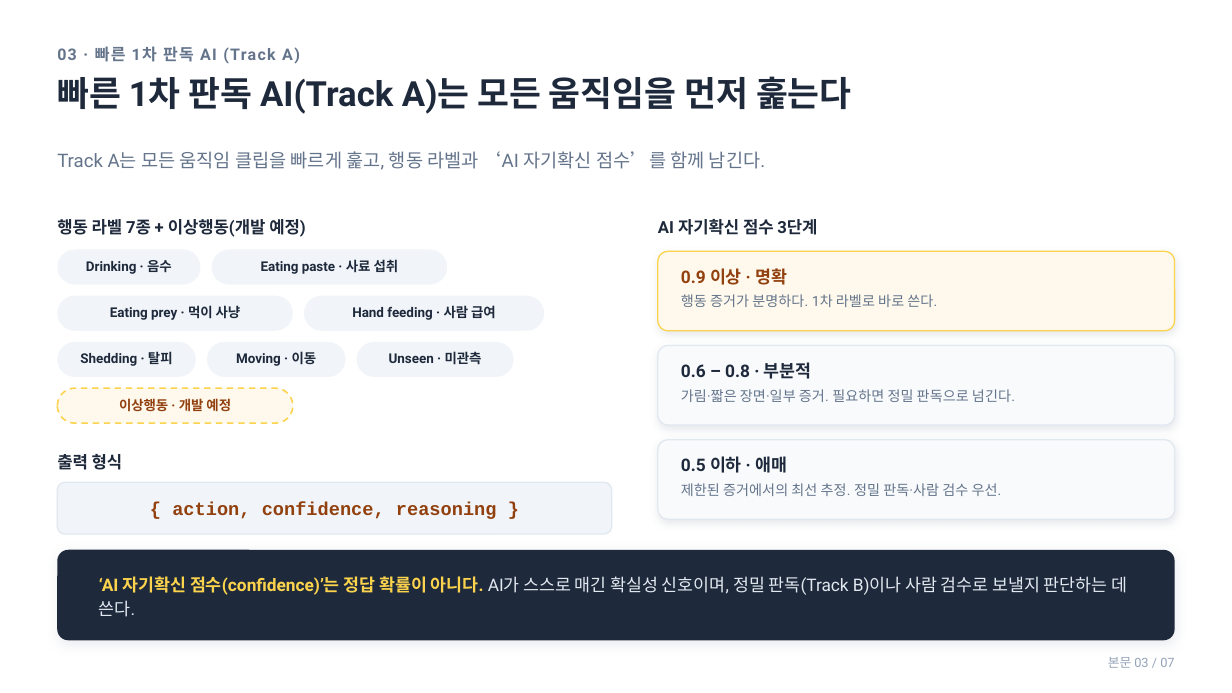
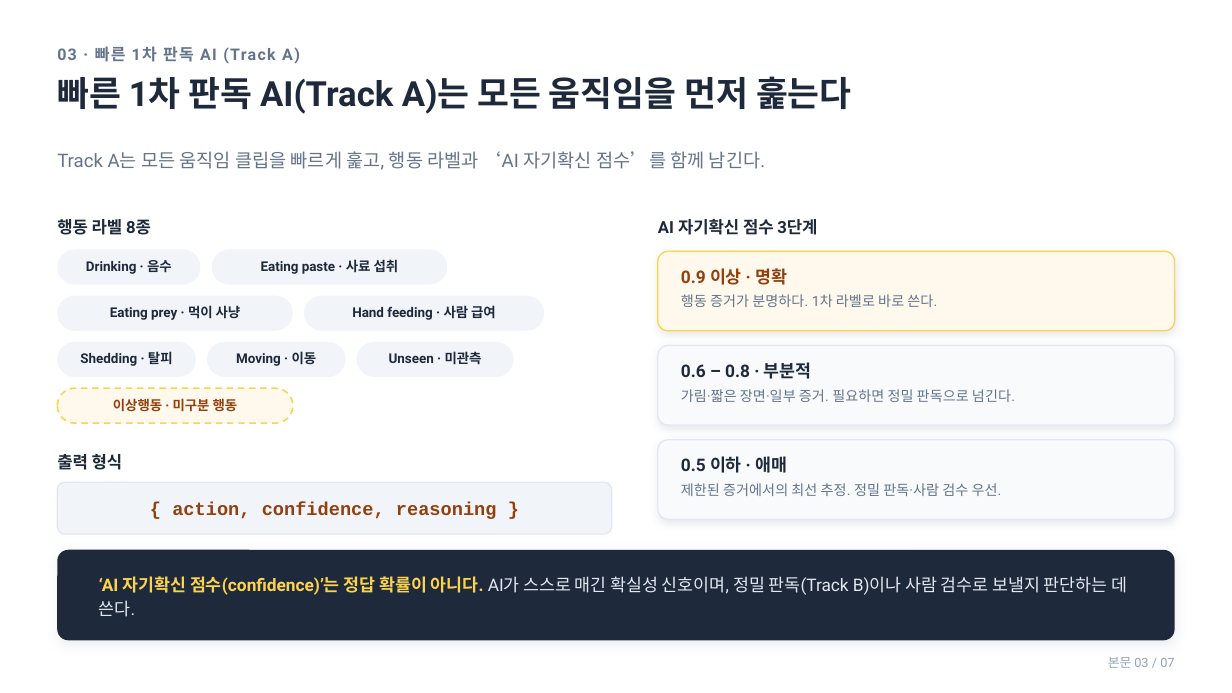
Before and after one commit to S-Soo100/petcam-lab, a slide deck: slide 4 of docs/ir/teraai-rba-investor.pptx. Drawn at 1232x693 pixels with LibreOffice and Linux fonts; fonts in the diff are those of the drawing. Boxes give left, top, right and bottom in pixels: in the first picture for what was removed or moved away, otherwise in the second. Text is boxed around its words. In the diff, an @@ line names an element or a change of style, - is before the commit and + after.

```diff
--- a/docs/ir/teraai-rba-investor.pptx
+++ b/docs/ir/teraai-rba-investor.pptx
@@ text at (57,219,151,235): text changed @@
-행동 라벨 7종 + 이상행동(개발 예정)
+행동 라벨 8종
@@ text at (113,398,238,412): text changed @@
-이상행동 · 개발 예정
+이상행동 · 미구분 행동
```
Also in this commit, not shown: 4 other slides changed, 2 other files.
